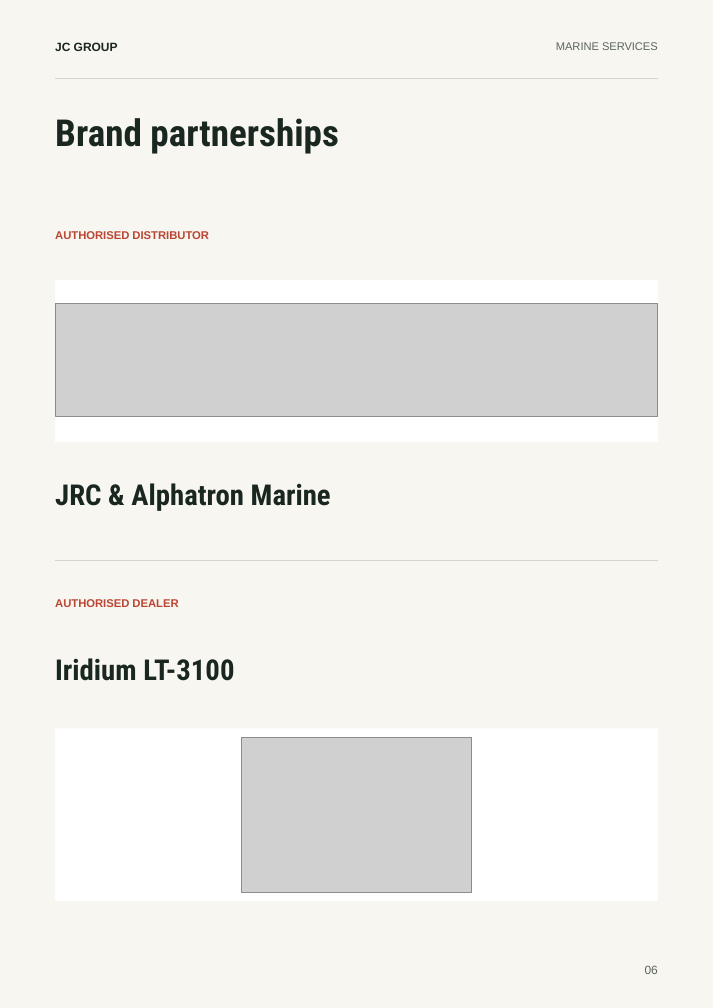
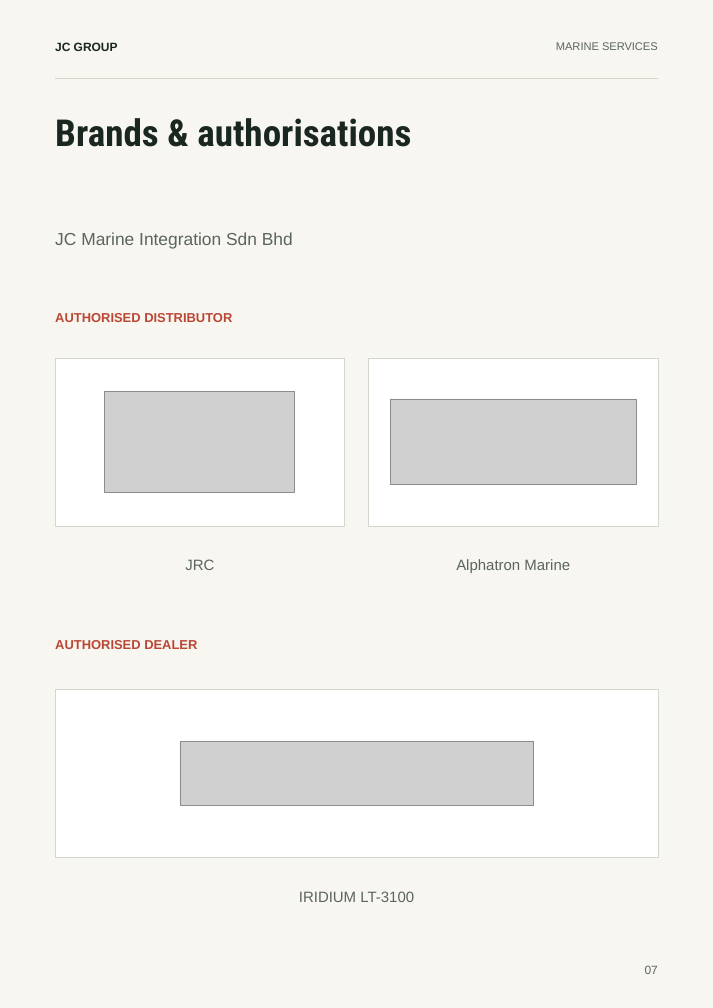
Before and after one commit to huijing05/ppt, a slide deck: slide 7 of refined-03-05/03_Editorial_Refined.pptx (slide 6 before the commit). Drawn at 713x1008 pixels with LibreOffice and Linux fonts; fonts in the diff are those of the drawing; grey boxes stand for pictures. Boxes give left, top, right and bottom in pixels: in the first picture for what was removed or moved away, otherwise in the second. Text is boxed around its words. In the diff, an @@ line names an element or a change of style, - is before the commit and + after.

Commit message:
Add regional service spread and organised authorised-brand grids

```diff
--- a/refined-03-05/03_Editorial_Refined.pptx
+++ b/refined-03-05/03_Editorial_Refined.pptx
@@ text at box(55, 118, 411, 147): text changed @@
-Brand partnerships
+Brands & authorisations
@@ text added at box(55, 232, 293, 249), 14.5 pt, text #5A655E @@
+JC Marine Integration Sdn Bhd
@@ rectangle removed at box(55, 280, 658, 442) @@
@@ text "AUTHORISED DISTRIBUTOR" at box(55, 313, 232, 322): size 9.4 to 10.8 pt; line spacing 1 to 1.2 @@
@@ text "AUTHORISED DISTRIBUTOR": place and size @@
-text "AUTHORISED DISTRIBUTOR" at box(55, 231, 209, 239)
+text "AUTHORISED DISTRIBUTOR" at box(55, 313, 232, 322)
@@ rectangle added at box(55, 358, 344, 526), fill #FFFFFF, outline #D2D7CE 0.4 pt @@
@@ rectangle added at box(368, 358, 657, 526), fill #FFFFFF, outline #D2D7CE 0.4 pt @@
@@ picture: place and size @@
-picture at box(55, 303, 658, 416)
+picture at box(105, 391, 295, 492)
@@ picture added at box(390, 399, 635, 485) @@
@@ line removed from (55, 560) to (658, 560) @@
@@ text added at box(185, 559, 214, 570), 12.5 pt, text #5A655E @@
+JRC
@@ text at box(456, 559, 570, 573): text changed; size 24 to 12.5 pt; font Roboto Condensed to Arial; text colour #1A2721 to #5A655E; bold off @@
-JRC & Alphatron Marine
+Alphatron Marine
@@ text "AUTHORISED DEALER": place and size @@
-text "AUTHORISED DEALER" at box(55, 599, 178, 607)
+text "AUTHORISED DEALER" at box(55, 640, 197, 649)
@@ text "AUTHORISED DEALER" at box(55, 640, 197, 649): size 9.4 to 10.8 pt; line spacing 1 to 1.2 @@
@@ rectangle: place and size @@
-rectangle at box(55, 729, 658, 901)
+rectangle at box(55, 690, 658, 858)
@@ rectangle at box(55, 690, 658, 858): outline none to #D2D7CE 0.4 pt @@
@@ picture added at box(180, 741, 533, 805) @@
@@ picture removed at box(241, 737, 472, 892) @@
@@ text at box(299, 891, 414, 902): text changed; size 24 to 12.5 pt; font Roboto Condensed to Arial; text colour #1A2721 to #5A655E; bold off @@
-Iridium LT-3100
+IRIDIUM LT-3100
@@ text at box(645, 965, 658, 974): text changed @@
-06
+07
```
Also in this commit, not shown: 15 other slides changed, 1 slide added, 10 other files.
